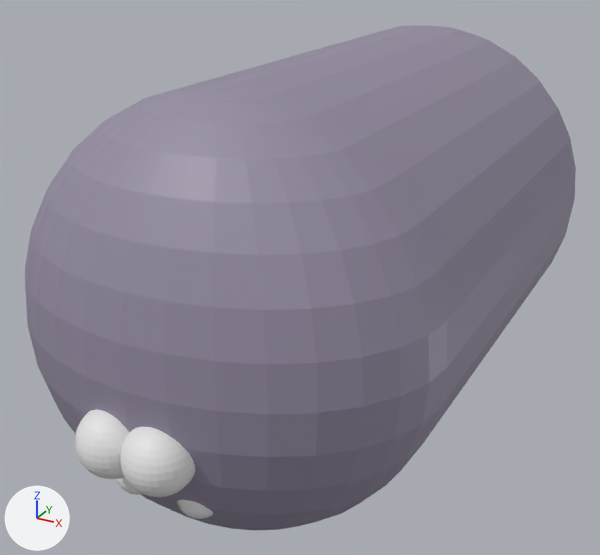
What one commit did to the Blender file assets/seal.blend.
Rendered twice from a camera (50 mm lens) standing at (1.87, -2.65, 1.63) and looking at (-0.15, 1.02, -0.2). The axes (+X, +Y, +Z) are drawn at lower left. The lights are the same throughout. The picture after the commit comes second.
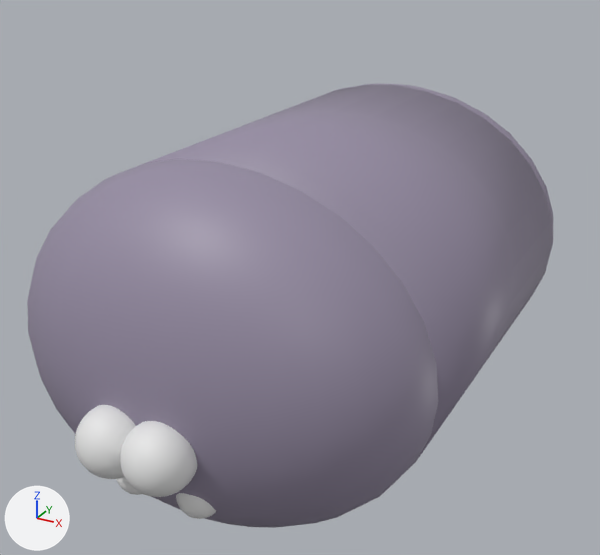
What differs and where, as boxes [x1, y1, x2, y2] in the pictures (600 x 555 px):
'Cylinder', moved, rescaled (12% shorter): before [25, 25, 576, 530]; after [27, 84, 553, 528]

The edits, one by one:
me_cylinder_001 has 1028 vertices, 1058 faces and spans x -1.0..1.0, y -1.0..1.0, z -1.68..1.68.
me_cylinder_001 is used by ob_cylinder; location (0.0, 1.25, 0.0); rotation (1.571, 0.0, 0.0), in degrees (90, 0, 0); scale (1.0, 1.0, 1.12).
me_cylinder_001 part 1: all faces are now shaded smooth (1058 of 1058 changed).
Object 'Cylinder' (ob_cylinder) moves from (0.0, 1.25, 0.0) to (0.0, 0.97, -0.111).
Object 'Cylinder' (ob_cylinder) is rescaled from (1.0, 1.0, 1.12) to (1.0, 0.826, 0.921).
